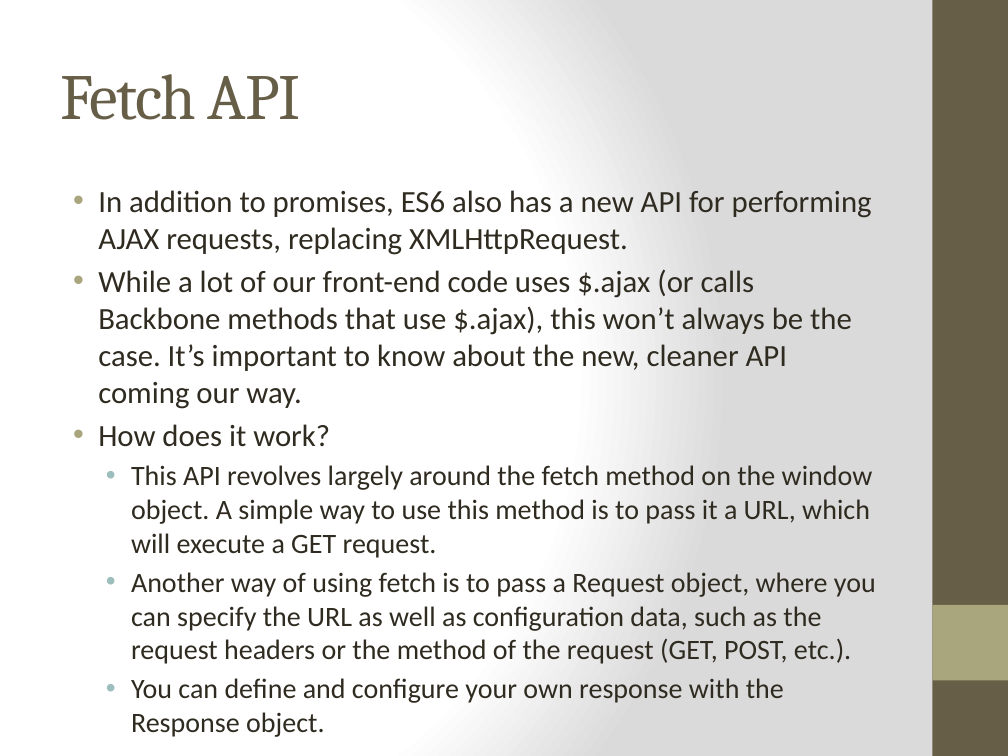
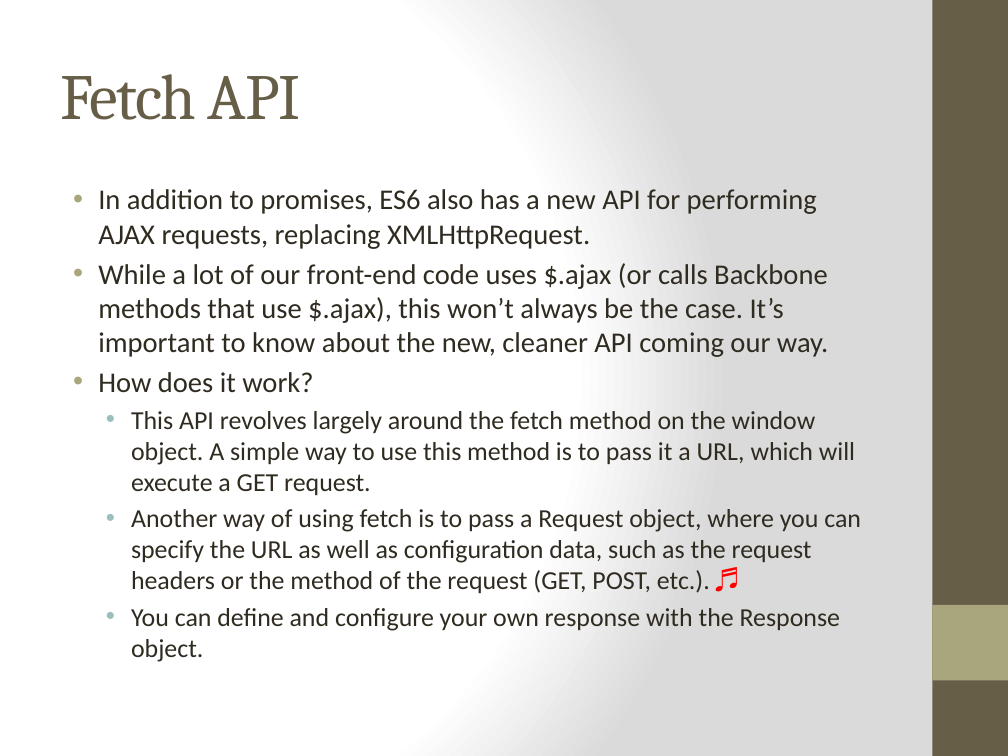
Before and after one commit to cheryly279/AsyncDiscussion, a slide deck: slide 27 of Async_Discussion_9_29_15.pptx. Drawn at 1008x756 pixels with LibreOffice and Linux fonts; fonts in the diff are those of the drawing. Boxes give left, top, right and bottom in pixels: in the first picture for what was removed or moved away, otherwise in the second. Text is boxed around its words. In the diff, an @@ line names an element or a change of style, - is before the commit and + after.

```diff
--- a/Async_Discussion_9_29_15.pptx
+++ b/Async_Discussion_9_29_15.pptx
@@ text at bbox=[98, 189, 855, 662]: size 22 to 20.4 pt in "In addition to promises, ES6 also has ...", "While a lot of our front-end code ...", "How does it work?"; size 20 to 18.5 pt in "This API revolves largely around the fetch ...", "You can define and configure your own ..." @@
@@ text at bbox=[131, 509, 861, 593]: text changed; size 20 to 18.5 pt @@
-  • Another way of using fetch is to pass a Request object, where you can specify the URL as well as configuration data, such as the request headers or the method of the request (GET, POST, etc.).
+  • Another way of using fetch is to pass a Request object, where you can specify the URL as well as configuration data, such as the request headers or the method of the request (GET, POST, etc.). ♬
```
Also in this commit, not shown: 16 other slides changed.
